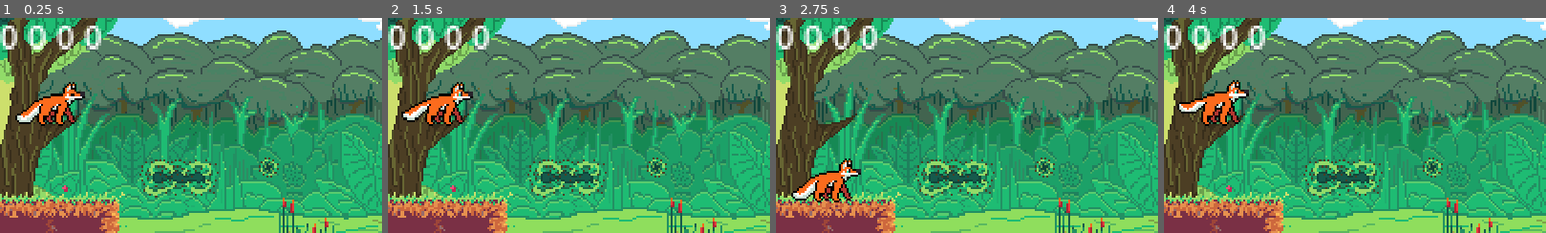
Above: before the commit, frames 1-4 (left to right).
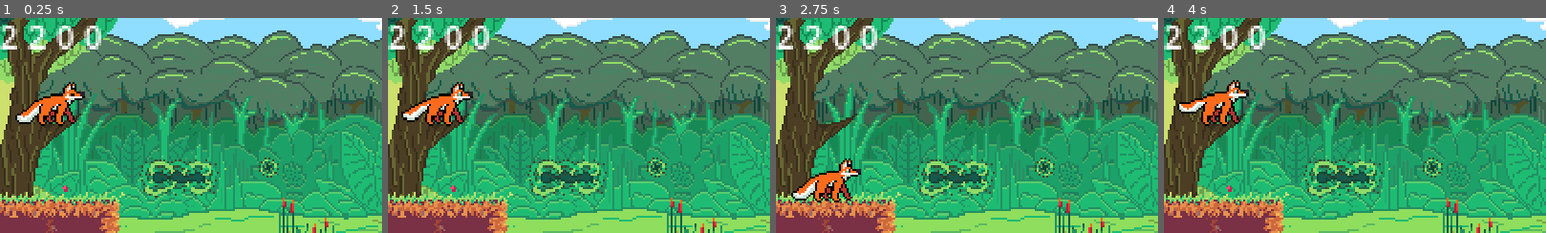
Above: after the commit, the same moments.

Repository: mango-gremlin/arch-enemies
Game: Godot game, scene res://bridges/scenes/Grid.tscn
Two runs of this game, one before a commit and one after it. Both use one fixed random seed, a clock stepped at 60 frames per second and the inputs below. This scene is started directly instead of the project's main scene.
Inputs (mouse positions are % of the whole screen's width and height, from its top left):
- Up to frame 1 (0.25 s): no input
- Up to frame 2 (1.5 s): click "Reset" at 0.5 s; click "One Step Back" at 1.25 s
- Up to frame 3 (2.75 s): click "drag mode" at 2 s
- Up to frame 4 (4 s): click "fox mode" at 2.75 s; move the mouse to (72, 45) at 3.52 s; hold D (move_right) from 3.53 s (still down); tap Y (last_state) at 3.6 s; tap Space (jump) at 3.77 s
The pictures show only the part of the screen within x 0-50%, y 18-68%; the shares and areas given below are measured in that part.

The runs differ from the first frame. In frame 1, 0.7% of the frame differs, in the area x 0-12%, y 3-15%; in frame 2, 0.7%; in frame 3, 0.7%; in frame 4, 0.7%.

Commit message:
fixed reverting last step, removed prints

Diff:
--- a/Arch-enemies/bridges/script/grid.gd
+++ b/Arch-enemies/bridges/script/grid.gd
@@ -60,13 +60,17 @@
 enum ENTITY_TYPES {GROUND, WATER, AIR, ANIMAL, FORBIDDEN, ALLOWED, SIDE, BOTTOM, SHALLOW}
 
 func _ready():
+
+	SingletonPlayer.add_to_animal_inventory(Animal.AnimalType.DEER, 2)
+	SingletonPlayer.add_to_animal_inventory(Animal.AnimalType.SNAKE, 2)
+
+	start_animals = SingletonPlayer.get_animal_inventory().duplicate(true)
 	#update the ui
 	update_inventory()
 
 	#We save the previous states of the grid in an array, this array is initalized here
 	for i in range(save_states):
 		last_states.append([[]])
-		placed_animals.append(Animal.AnimalType.NONE)
 	#Here we iterated over the grid and fill it
 	for x in range(grid_size.x):
 		grid.append([])
@@ -230,7 +234,7 @@
 					grid[x + position.x][y - position.y] = ENTITY_TYPES.BOTTOM
 
 			#this seems to be the only way to keep track of the placed animals
-			placed_animals[state % save_states] = Animal.AnimalType.DEER
+			placed_animals.append(Animal.AnimalType.DEER)
 			SingletonPlayer.add_to_animal_inventory(Animal.AnimalType.DEER, -1)
 		"SNAKE":
 			#Snake works just like Deer
@@ -258,7 +262,7 @@
 					grid[x + position.x][y - position.y] = ENTITY_TYPES.BOTTOM
 
 			#this seems to be the only way to keep track of the placed animals
-			placed_animals[state % save_states] = Animal.AnimalType.SNAKE
+			placed_animals.append(Animal.AnimalType.SNAKE)
 			SingletonPlayer.add_to_animal_inventory(Animal.AnimalType.SNAKE, -1)
 		"SPIDER":
 			#Spider is the easiest, nothing much happens here
@@ -270,7 +274,7 @@
 					grid[x + position.x][y - position.y] = ENTITY_TYPES.ALLOWED
 
 			#this seems to be the only way to keep track of the placed animals
-			placed_animals[state % save_states] = Animal.AnimalType.SPIDER
+			placed_animals.append(Animal.AnimalType.SPIDER)
 			SingletonPlayer.add_to_animal_inventory(Animal.AnimalType.SPIDER, -1)
 		"SQUIRREL":
 			#Squirrel like the other animals
@@ -291,7 +295,7 @@
 					grid[x + position.x][y - position.y] = ENTITY_TYPES.BOTTOM
 
 			#this seems to be the only way to keep track of the placed animals
-			placed_animals[state % save_states] = Animal.AnimalType.SQUIRREL
+			placed_animals.append(Animal.AnimalType.SQUIRREL)
 			SingletonPlayer.add_to_animal_inventory(Animal.AnimalType.SQUIRREL, -1)
 
 	#This allows us to track the previous states and return to them
@@ -329,7 +333,6 @@
 	Global.something_is_being_dragged = false
 
 func reset_grid():
-	print("reset")
 	#To reset the grid we simple return it to the state we saved in the beginning
 	if Global.drag_mode:
 		#reset the inventory to the original amount of animals
@@ -343,10 +346,11 @@
 		last_states = []
 		for i in range(save_states):
 			last_states.append([[]])
+
+		placed_animals.clear()
 		state = 0
 
 func last_state():
-	print("last_state")
 	#To return to the previous state of the grid we have to make sure that such a state exists
 	#Here we check if somebody tried to reset the start, this is not allowed
 	if Global.drag_mode:
@@ -367,8 +371,7 @@
 			last_states[(state + 1) % save_states] = [[]]
 			color_grid()
 
-			SingletonPlayer.add_to_animal_inventory(placed_animals[state % save_states])
-			placed_animals[state % save_states] = Animal.AnimalType.NONE
+			SingletonPlayer.add_to_animal_inventory(placed_animals.pop_back())
 			update_inventory()
 
 # Called every frame. 'delta' is the elapsed time since the previous frame.
--- a/Arch-enemies/singleton_scripts/singleton_player.gd
+++ b/Arch-enemies/singleton_scripts/singleton_player.gd
@@ -91,7 +91,6 @@
 # -- / animal inventory
 
 func add_to_animal_inventory(new_animal:Animal.AnimalType, quantity:int = 1):
-	print(quantity)
 	if new_animal != Animal.AnimalType.NONE:
 		# valid entry given
 		animal_inventory[new_animal] += quantity
